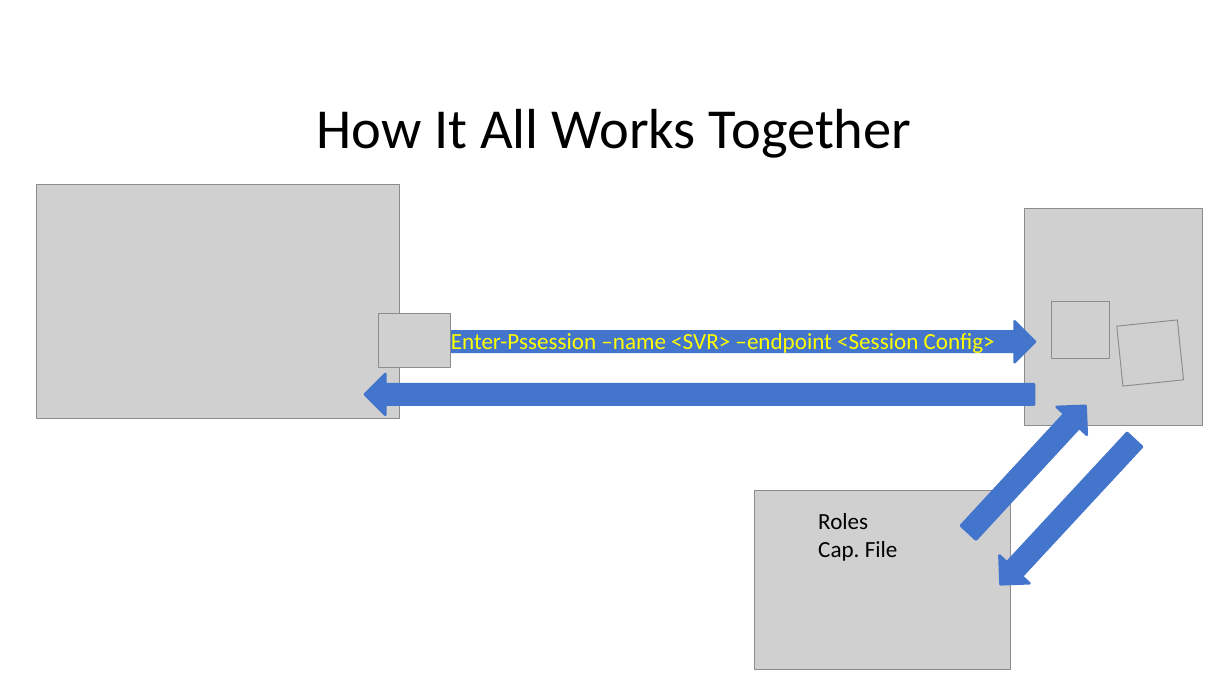
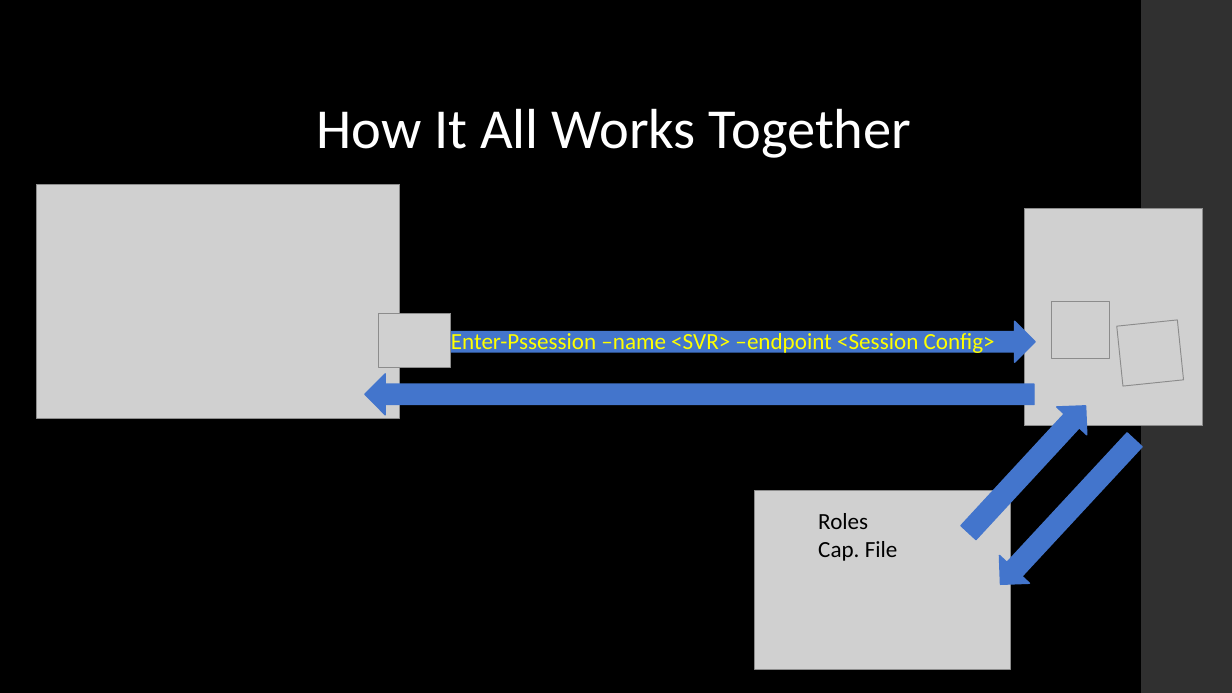
Before and after one commit to P0w3rChi3f/JEA-Just-Enough-Admin, a slide deck: slide 13 of Docs/PowerShell JEA.pptx. Drawn at 1232x693 pixels with LibreOffice and Linux fonts; fonts in the diff are those of the drawing; grey boxes stand for pictures; background and template pictures are left out. Boxes give left, top, right and bottom in pixels: in the first picture for what was removed or moved away, otherwise in the second. Text is boxed around its words. In the diff, an @@ line names an element or a change of style, - is before the commit and + after.

```diff
--- a/Docs/PowerShell JEA.pptx
+++ b/Docs/PowerShell JEA.pptx
@@ background #FFFFFF to #000000 @@
@@ rectangle added at (1141,0,1232,693), fill #303030 @@
@@ text "How It All Works Together" at (317,108,911,158): text colour #000000 to #FFFFFF @@
@@ outline #4375CC 2 pt to #4375CC 1.1 pt in 4 elements at (383,322,1035,362), (365,374,1034,415), (986,426,1150,598), (954,392,1101,547) @@
```
Also in this commit, not shown: 16 other slides changed, 2 slides added, 2 slides removed, 1 other file.
